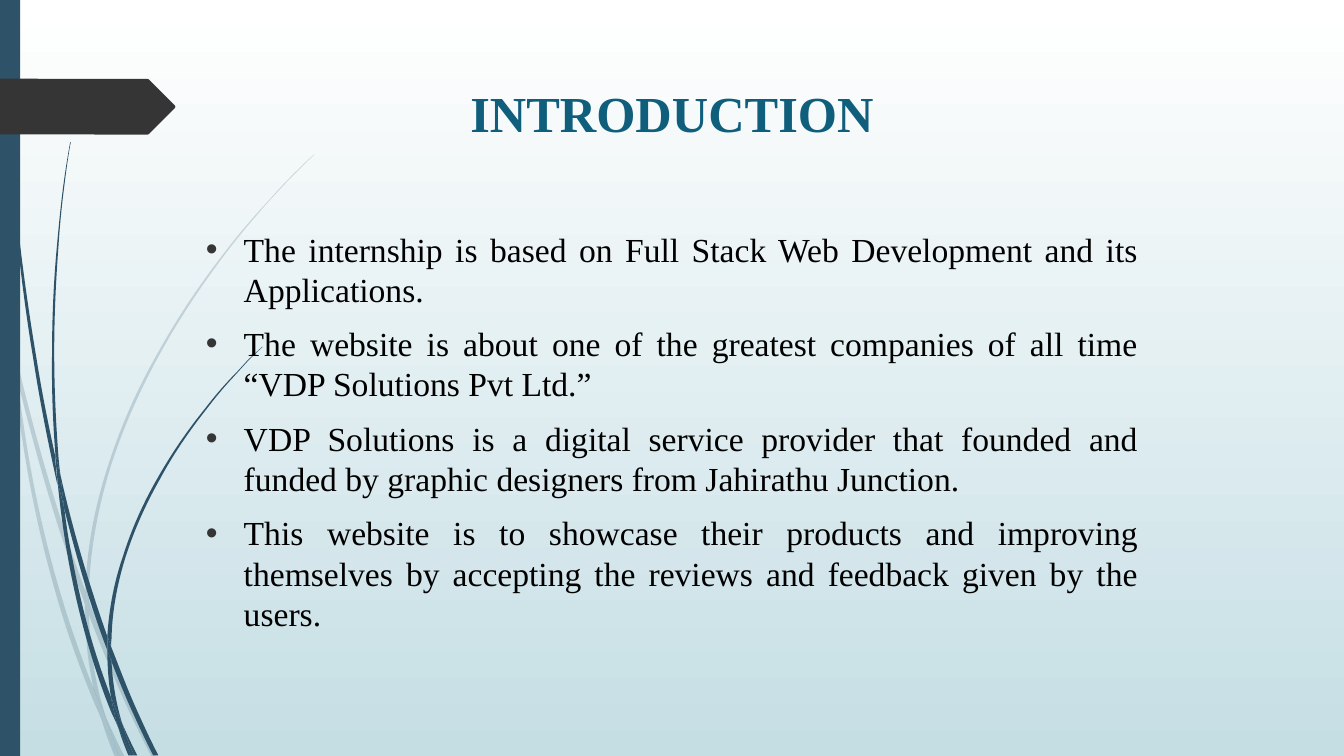
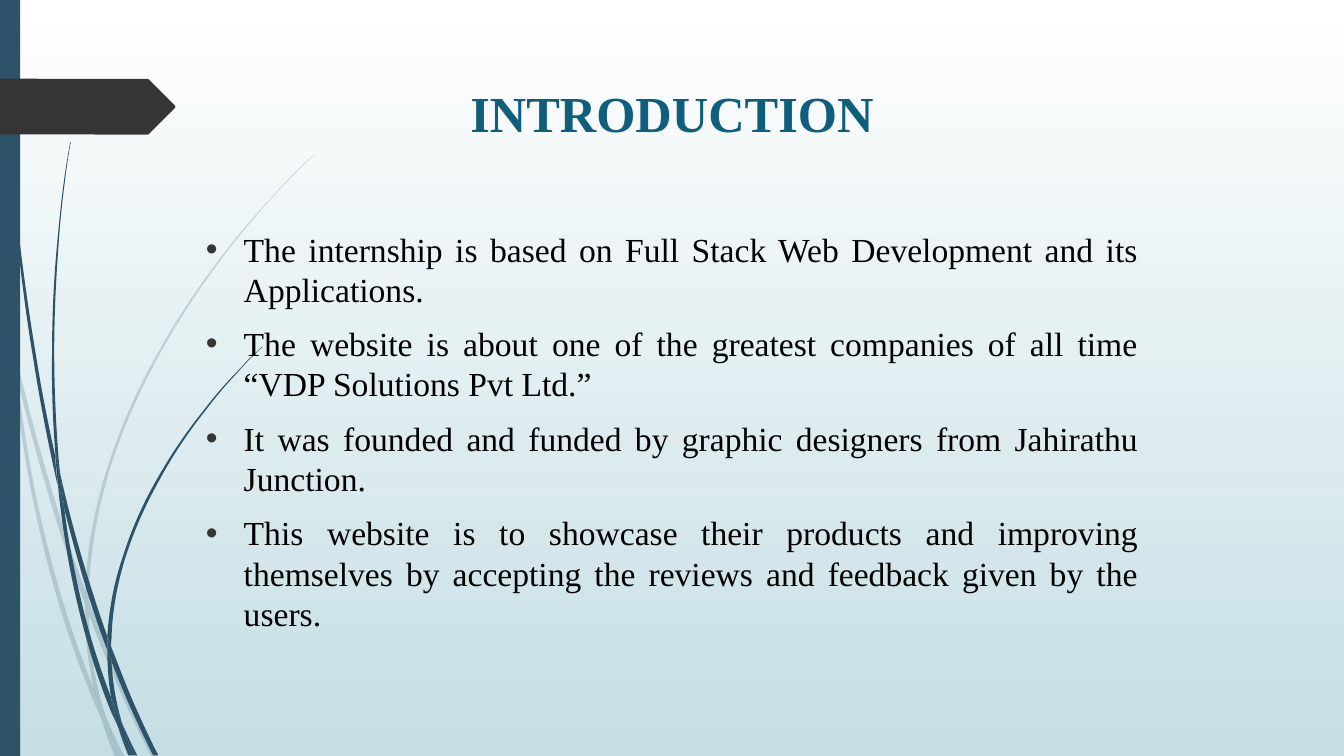
Before and after one commit to Harshith5S/VDP_Solutions, a slide deck: slide 5 of presentation.pptx. Drawn at 1344x756 pixels with LibreOffice and Linux fonts; fonts in the diff are those of the drawing. Boxes give left, top, right and bottom in pixels: in the first picture for what was removed or moved away, otherwise in the second. Text is boxed around its words. In the diff, an @@ line names an element or a change of style, - is before the commit and + after.

```diff
--- a/presentation.pptx
+++ b/presentation.pptx
@@ text at (244,427,1138,492): text changed @@
-• VDP Solutions is a digital service provider that founded and funded by graphic designers from Jahirathu Junction.
+• It was founded and funded by graphic designers from Jahirathu Junction.
```
Also in this commit, not shown: 3 other slides changed.
